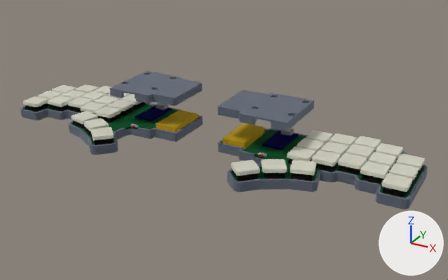
The glTF model dilemma-case/preview/assembly_open.glb as it was, and as the next commit left it.
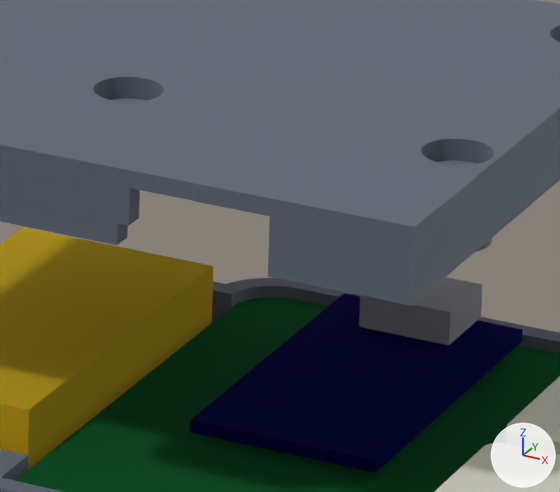
The first picture shows the older version from a 50 mm lens placed at (0.533, -0.484, 0.214), pointed at (0.306, -0.071, 0.007). The close-ups show the older and then the newer version on the part from 54% to 68% of the width and 35% to 54% of the height of that picture. Only the edits that show in the close-ups are written down. The axes (+X, +Y, +Z) are drawn at lower right. The lights are the same throughout. Where no turn or scale is listed for an object, it has been applied to the vertices. Vertices at exactly the same position are counted once.
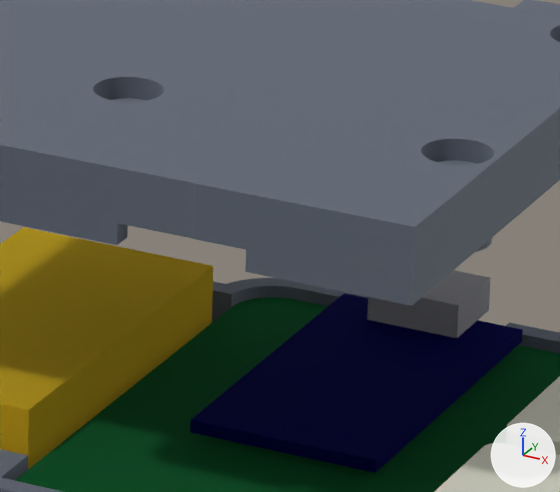
Location of each change, [x1, y1, x2, y2] in pixels of the close-ups (560 x 492 px):
'Mesh_83', moved
    before: [359, 277, 483, 345]
    after: [367, 270, 490, 338]
part 2 of me_mesh_87, built on
    before: [0, 145, 415, 306]
    after: [119, 182, 415, 306]

The edits, one by one:
me_mesh_83 is used by ob_mesh_83; location (0.56886, 0.0, 0.0).
me_mesh_83 had 8 vertices, 12 faces and spanned x -0.22556..-0.21656, y -0.03999..-0.03249, z 0.0088..0.0121.
me_mesh_83 now has 8 vertices, 12 faces and spans x -0.22556..-0.21656, y -0.0381..-0.0306, z 0.0088..0.0121.
me_mesh_83 part 1: the whole mesh is moved by (0.0, 0.00189, 0.0).
me_mesh_87 is used by ob_mesh_87; location (0.56886, 0.0, 0.0).
me_mesh_87 had 1329 vertices, 2670 faces and spanned x -0.2644..-0.2015, y -0.0854..-0.0291, z 0.0316..0.0396.
me_mesh_87 now has 1355 vertices, 2722 faces and spans x -0.2644..-0.2015, y -0.0854..-0.0291, z 0.0316..0.0396.
me_mesh_87 part 2: 3 vertices moved from x -0.2276..-0.2146, y -0.0854..-0.0833, z 0.0346..0.038 to x -0.2219..-0.2166, y -0.0854..-0.0833, z 0.0346; 9 vertices removed from x -0.2276..-0.2146, y -0.0854..-0.0833, z 0.0326..0.038; 23 vertices added at x -0.2219..-0.2166, y -0.0854..-0.0833, z 0.0326..0.038.
Other edits to the shape of me_mesh_87 do not show in these pictures.
